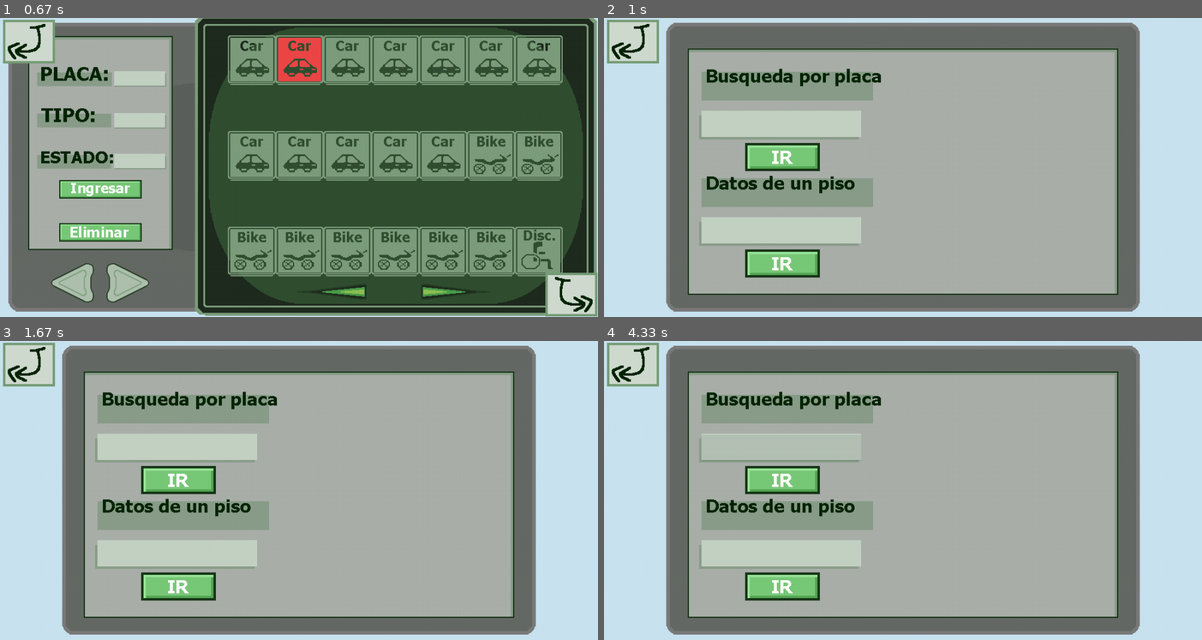
Above: before the commit, frames 1-4 (two rows, left to right).
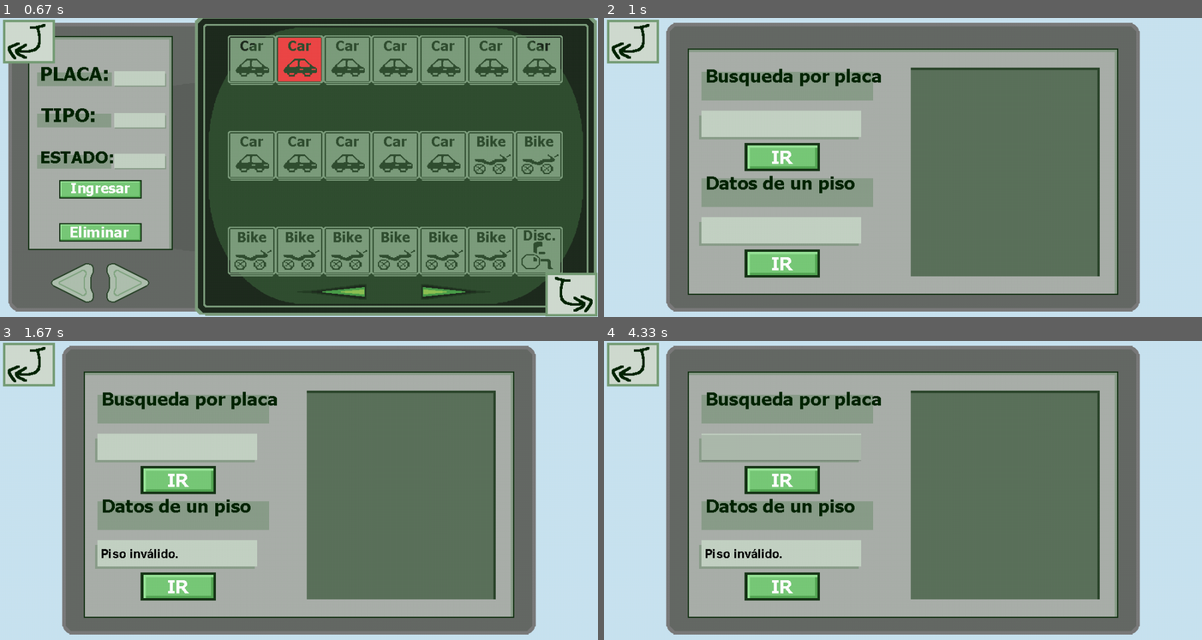
Above: after the commit, the same moments.

Repository: JDBorjaC/Parqueadero-EDD
Game: pygame game, started from main/window.py
Same seed, same stepped clock (60 frames per second), same inputs: the game is played once before the commit and once after it.
Inputs (mouse positions are in pixels of both pictures, inside the frame that each line leads up to):
- Up to frame 1 (0.67 s): click (299, 122) at 0.38 s
- Up to frame 2 (1 s): click (1172, 293) at 0.72 s
- Up to frame 3 (1.67 s): click (179, 586) at 1.05 s; click (520, 595) at 1.38 s
- Up to frame 4 (4.33 s): tap Enter at 2.67 s; click (783, 448) at 4.05 s

Frame 1 is identical in both runs. In frame 2, 22% of the frame differs, in the area x 23-83%, y 16-87%; in frame 3, 22%, in the area x 17-83%, y 16-87%; in frame 4, 22%.

Commit message:
finishing tab3

Diff:
--- a/main/Main.py
+++ b/main/Main.py
@@ -5,6 +5,6 @@
 
 parqueadero = Parqueadero()
 
-parqueadero.addVehicle(0, "A2", Vehiculo("MXN569", TipoVehiculo.car), "ALGUNAHORAAHÍ")
+parqueadero.addVehicle(0, "A2", Vehiculo("MXN569", TipoVehiculo.car, "F1A2"), "ALGUNAHORAAHÍ")
 
 parqueadero.getFloor(0).getSlotByName("A2").print()
--- a/main/core/parqueadero/Parqueadero.py
+++ b/main/core/parqueadero/Parqueadero.py
@@ -18,13 +18,16 @@
 
     def addVehicle(self, floorNumber, positionName, placa, hour) -> bool:
         position = self.getFloor(floorNumber).getSlotByName(positionName)
-        vehicle = Vehiculo(placa, position.getType())
+        vehicle = Vehiculo(placa, position.getType(), "F"+str(floorNumber+1)+positionName)
         if not self.vehicles.containsObject(vehicle):
             position.fillSlot(vehicle)
-            self.vehicles.append(vehicle)
+            self.addVehicleToList(vehicle)
             self.horasIngreso.append(HoraIngreso(vehicle.getPlaca(), hour))
             return True
         return False
+
+    def addVehicleToList(self, vehicle):
+        self.vehicles.append(vehicle)
 
     def removeVehicle(self, position, hora_salida) -> bool:
         self.horasIngreso.delete(position.getVehicle().getPlaca())
--- a/main/core/parqueadero/pisos/Posicion.py
+++ b/main/core/parqueadero/pisos/Posicion.py
@@ -1,5 +1,5 @@
-from main.core.parqueadero.vehiculos import Vehiculo
-from main.core.parqueadero.vehiculos.TipoVehiculo import TipoVehiculo
+from core.parqueadero.vehiculos import Vehiculo
+from core.parqueadero.vehiculos.TipoVehiculo import TipoVehiculo
 
 
 class Posicion():
--- a/main/core/parqueadero/vehiculos/Vehiculo.py
+++ b/main/core/parqueadero/vehiculos/Vehiculo.py
@@ -1,10 +1,11 @@
-from main.core.parqueadero.vehiculos.TipoVehiculo import TipoVehiculo
+from core.parqueadero.vehiculos.TipoVehiculo import TipoVehiculo
 
 
 class Vehiculo():
-    def __init__(self, placa, type):
+    def __init__(self, placa:str, type, pos):
         self.placa = placa
         self.type = type
+        self.pos = pos
 
     #La "key" del vehiculo es su placa. Útil para saber si ya existe un vehículo con la placa
     def keyEquals(self, key) -> bool:
@@ -17,10 +18,14 @@
         return False
 
     def __str__(self):
-        return "{ "+f"{self.placa} - {self.type}"+" }"
+        msg = str(self.placa) +", "+ str(self.type)
+        return msg
 
     def getPlaca(self) -> str:
         return self.placa
 
     def getType(self) -> TipoVehiculo:
         return self.type
+
+    def getPos(self) -> str:
+        return self.pos
--- a/main/core/pygame/TextInput.py
+++ b/main/core/pygame/TextInput.py
@@ -39,6 +39,13 @@
         screen.blit(surface, (0,0))
         screen.blit(text_surface, (self.rect.x + 5, self.rect.y + 4*((self.rect.h - 24)//8+1)))
 
+    def drawList(self, screen, surface,  stringList):
+        pygame.draw.rect(surface, self.color, self.rect)
+        screen.blit(surface, (0,0))
+        for i in range(len(stringList)):
+            text_surface = self.font.render(stringList[i], False, (0,0,0))
+            screen.blit(text_surface, (self.rect.x + 5, self.rect.y + 4*(i*5)))
+
     def getText(self) -> str:
         return self.text
 
--- a/main/window.py
+++ b/main/window.py
@@ -5,10 +5,9 @@
 from core.parqueadero.vehiculos.Vehiculo import Vehiculo
 from core.pygame.Button import Button
 from core.pygame.Image import Image
+from core.pygame.TextInput import TextInput
 
 import pygame
-
-from main.core.pygame.TextInput import TextInput
 
 #display stuff
 SCREEN_HEIGHT = 500
@@ -37,10 +36,13 @@
     'estado': TextInput(pygame.Rect(191,222,90,32), 6, False),
     'response': TextInput(pygame.Rect(70,340,200,32), 50,False)
 }
+
 tab3inputs = {
-    'placa': TextInput(pygame.Rect(163,157,267,44)),
-    'piso': TextInput(pygame.Rect(163,335,267,44))
+    'placa': TextInput(pygame.Rect(163,157,267,44), 21),
+    'piso': TextInput(pygame.Rect(163,335,267,44), 21),
 }
+
+tab3disp = TextInput(pygame.Rect(513,86,312,345), 20000, False)
 
 #Surfaces que se van a usar
 titleImg = pygame.image.load('core/assets/title.png').convert_alpha()
@@ -100,7 +102,7 @@
 tab3.append(tab3bg)
 
 
-parqueadero.addVehicle(0, "A2", Vehiculo("MXN569", TipoVehiculo.car), "ALGUNAHORAAHÍ")
+parqueadero.addVehicle(0, "A2", Vehiculo("MXN569", TipoVehiculo.car, "A2"), "ALGUNAHORAAHÍ")
 
 #ir celda por celda y revisar si el lote está ocupado
 #dependiendo de eso, sacar un PixelArray del carLotImg, usar PixelArray.replace() para
@@ -161,6 +163,7 @@
 row = 0
 current_col = -1
 currentSlot = ''
+carList = []
 while run:
     screen.fill((202, 228, 241))
 
@@ -261,13 +264,33 @@
                 tab -= 1
 
             if searchByCarBtn.draw():
-                print("an why he ourple")
+                placa = tab3inputs['placa'].getText()
+                if len(placa) != 6:
+                    tab3inputs['placa'].setText("Placa inválida.")
+                elif not (placa[:3].isalpha() and placa[3:].isdigit()):
+                    tab3inputs['placa'].setText('La placa ingresada no es válida')
+                else:
+                    carList = [str(parqueadero.getVehicle(placa)), str(parqueadero.getVehicle(placa).getPos())]
+
+
 
             if searchFloorBtn.draw():
-                print("an whyhe ouprpl")
+                try:
+                    index = int(tab3inputs['piso'].getText())-1
+                    vehicles = parqueadero.getVehiclesInFloor(index)
+                    listToPass = []
+                    for v in vehicles:
+                        listToPass.append(str(v))
+                    carList = listToPass
+                except:
+                    tab3inputs['piso'].setText("Piso inválido.")
 
             for textinput in tab3inputs.values():
                 textinput.draw(screen, surface)
+
+            tab3disp.drawList(screen, surface, carList)
+
+
 
     #Events
     for event in pygame.event.get():
Binary file changed: main/core/assets/tab3ref.png
